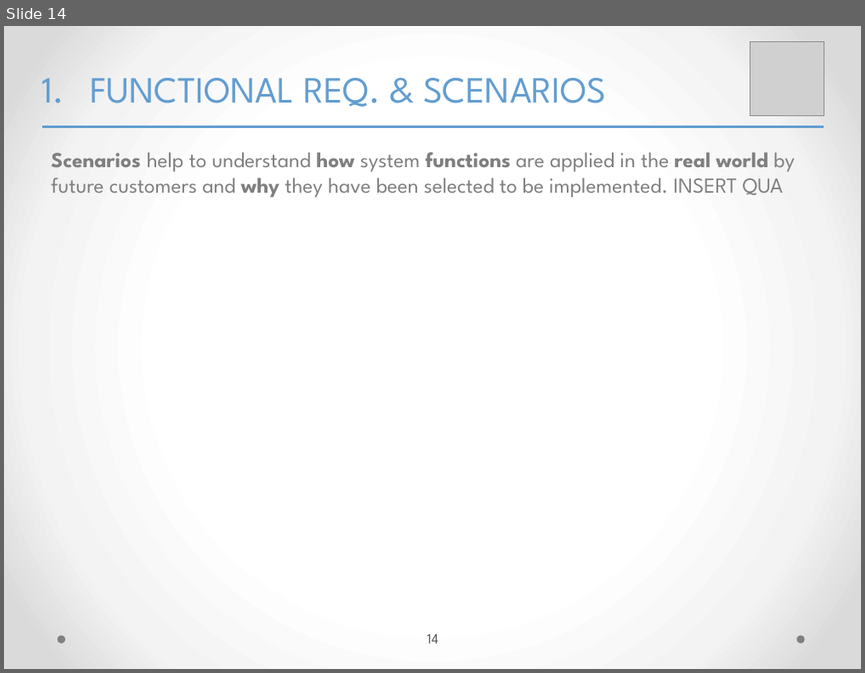
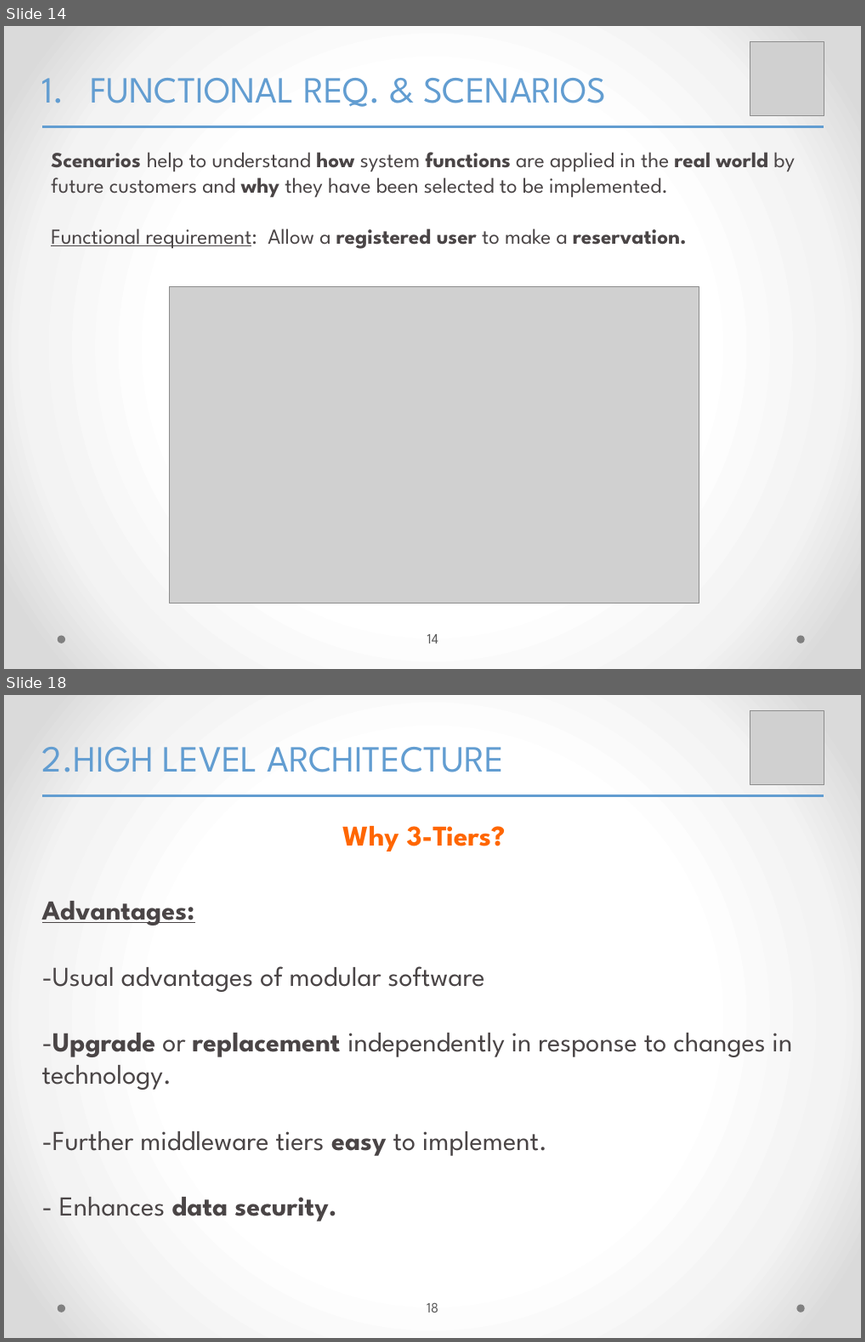
Before and after one commit to yangi92/SE2_PowerEnJoy, a slide deck: PP/FinalPresentation.pptx. Shown one above the other, each under a label of ours: slide 14 before the commit, slides 14 and 18 after it; the slides between them are not shown. The pictures are 865x673 and 865x1342 pixels, drawn with LibreOffice and Linux fonts; fonts in the diff are those of the drawing; grey boxes stand for pictures. Boxes give left, top, right and bottom in pixels: in the first picture for what was removed or moved away, otherwise in the second. Text is boxed around its words. In the diff, an @@ line names an element or a change of style, - is before the commit and + after.

```diff
--- a/PP/FinalPresentation.pptx
+++ b/PP/FinalPresentation.pptx
@@ slide 18 added at bbox=[4, 695, 861, 1338], background gradient #FFFFFF to #F4F4F4 to #DADADA; not listed: 2 template elements that a slide beside it also shows @@
@@ picture added at bbox=[750, 710, 824, 785] @@
@@ text added at bbox=[42, 747, 504, 772], 31 pt, text #629DD1 @@
+2.HIGH LEVEL ARCHITECTURE
@@ line added from (42, 795) to (824, 795), #629DD1 2.25 pt @@
@@ text added at bbox=[342, 826, 506, 851], 24 pt, text #FF6600, bold @@
+Why 3-Tiers?
@@ text added at bbox=[42, 901, 793, 1221], 23 pt, text #4A4546 @@
+Advantages:
+-Usual advantages of modular software
+-Upgrade or replacement independently in response to changes in technology.
+-Further middleware tiers easy to implement.
+- Enhances data security.
@@ page number added at bbox=[426, 1303, 438, 1312], 12 pt, text #595959 @@
+18
@@ slide 14 changed as well @@
@@ text at bbox=[51, 152, 794, 249]: text changed; text colour #7F7F7F to #4A4546 @@
-Scenarios help to understand how system functions are applied in the real world by future customers and why they have been selected to be implemented. INSERT QUA
+Scenarios help to understand how system functions are applied in the real world by future customers and why they have been selected to be implemented.
+Functional requirement: Allow a registered user to make a reservation.
@@ picture added at bbox=[170, 286, 698, 603] @@
```
Also in this commit, not shown: 8 other slides changed, 22 other slides added, 5 other files.
